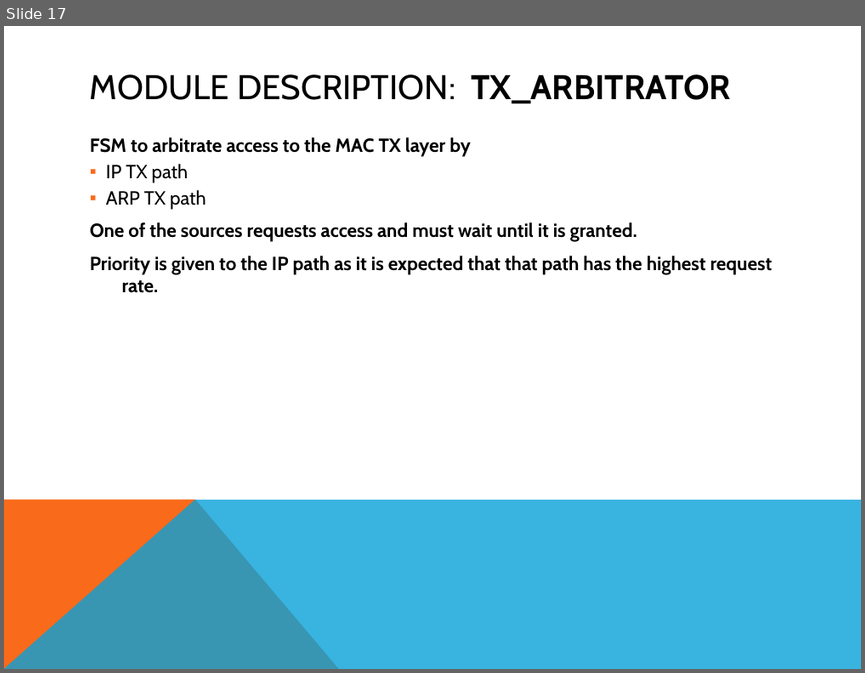
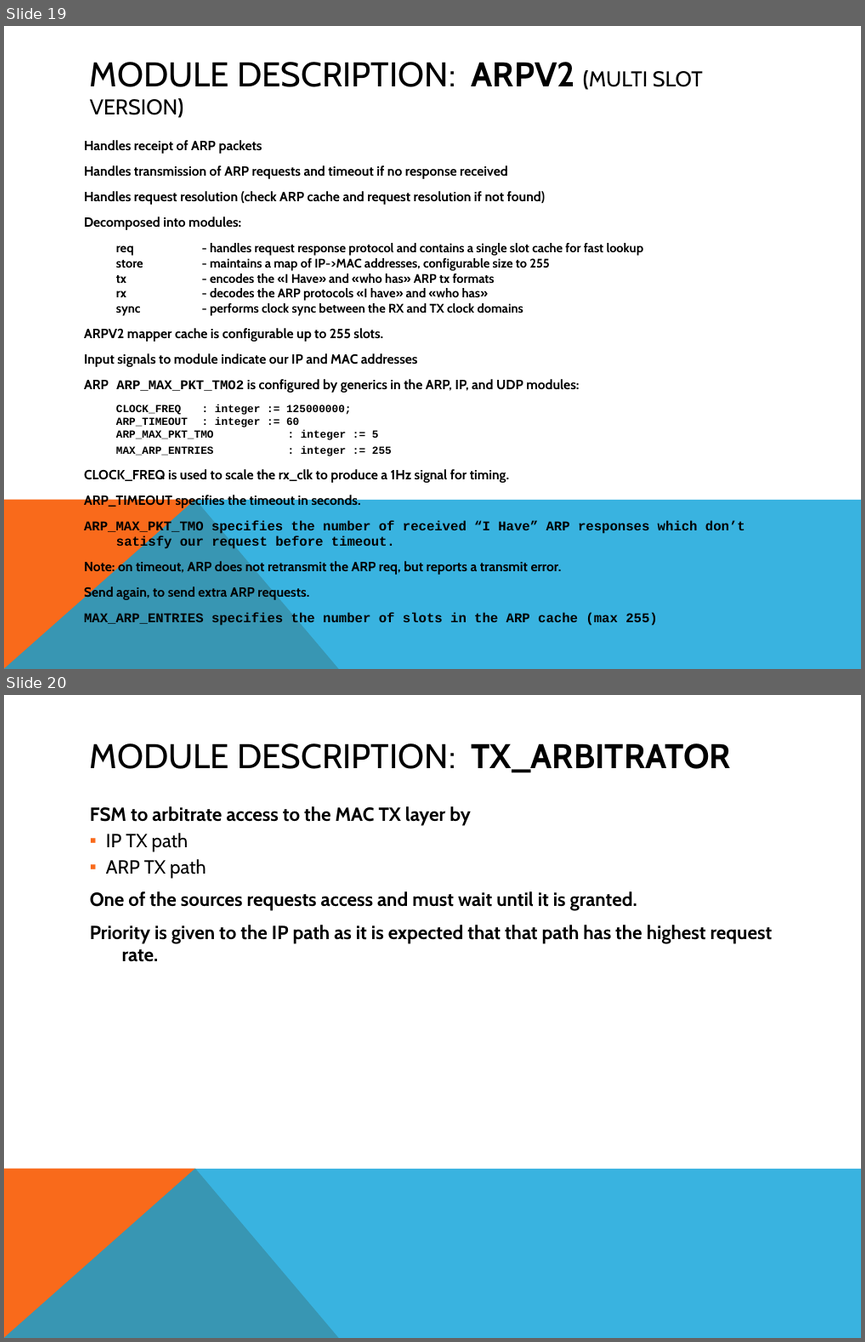
Before and after one commit to freecores/udp_ip_stack, a slide deck: doc/src/UDP_IP_Stack.pptx. Shown one above the other, each under a label of ours: slide 17 before the commit, slides 19 and 20 after it. The pictures are 865x673 and 865x1342 pixels, drawn with LibreOffice and Linux fonts; fonts in the diff are those of the drawing. Boxes give left, top, right and bottom in pixels: in the first picture for what was removed or moved away, otherwise in the second. Text is boxed around its words. In the diff, an @@ line names an element or a change of style, - is before the commit and + after.

Commit message:
Committed changes, adding ARPV2 with multislot ARP cache

```diff
--- a/doc/src/UDP_IP_Stack.pptx
+++ b/doc/src/UDP_IP_Stack.pptx
@@ slide 19 added at (4,26,861,669), background #FFFFFF; not listed: 2 template elements that a slide beside it also shows @@
@@ title added at (90,62,703,118), 28.8 pt, text #000000 @@
+MODULE DESCRIPTION: ARPV2 (MULTI SLOT VERSION)
@@ text added at (84,140,745,627), 11.2 pt, text #000000, bold @@
+Handles receipt of ARP packets
+Handles transmission of ARP requests and timeout if no response received
+Handles request resolution (check ARP cache and request resolution if not found)
+Decomposed into modules:
+req - handles request response protocol and contains a single slot cache for fast lookup
+store - maintains a map of IP->MAC addresses, configurable size to 255
+tx - encodes the «I Have» and «who has» ARP tx formats
+rx - decodes the ARP protocols «I have» and «who has»
+sync - performs clock sync between the RX and TX clock domains
+ARPV2 mapper cache is configurable up to 255 slots.
+Input signals to module indicate our IP and MAC addresses
+ARP ARP_MAX_PKT_TMO2 is configured by generics in the ARP, IP, and UDP modules:
+CLOCK_FREQ : integer := 125000000;
+ARP_TIMEOUT : integer := 60
+ARP_MAX_PKT_TMO : integer := 5
+MAX_ARP_ENTRIES : integer := 255
+CLOCK_FREQ is used to scale the rx_clk to produce a 1Hz signal for timing.
+ARP_TIMEOUT specifies the timeout in seconds.
+ARP_MAX_PKT_TMO specifies the number of received “I Have” ARP responses which don’t satisfy our request before timeout.
+Note: on timeout, ARP does not retransmit the ARP req, but reports a transmit error.
+Send again, to send extra ARP requests.
+MAX_ARP_ENTRIES specifies the number of slots in the ARP cache (max 255)
@@ what was slide 17 is now slide 20 @@
```
Also in this commit, not shown: 7 slides changed, 2 other slides added, 21 other files.
